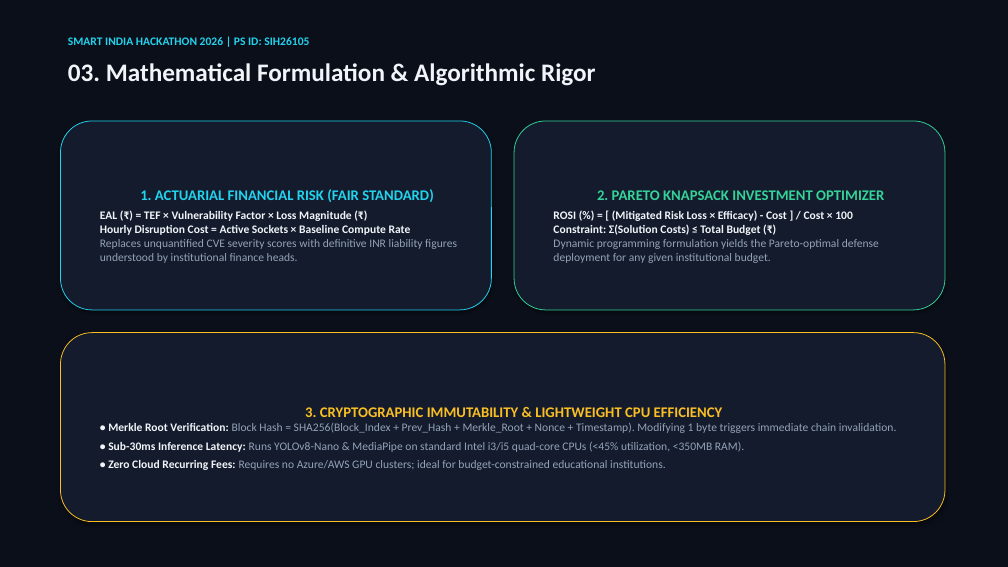
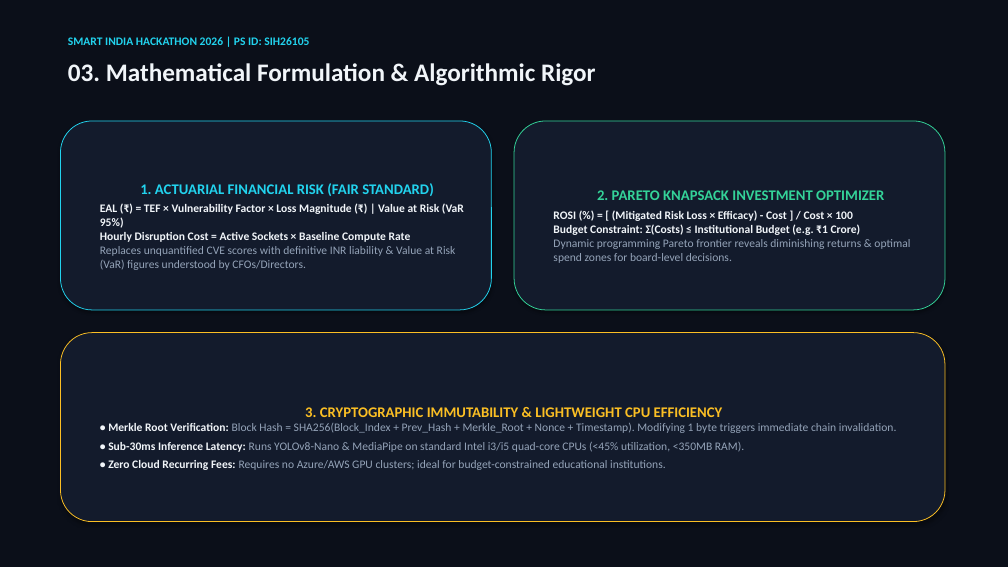
Before and after one commit to aryanbaghel756-spec/AURA-SENTINEL, a slide deck: slide 4 of Docs/AURA_SENTINEL_SIH26105.pptx. Drawn at 1008x567 pixels with LibreOffice and Linux fonts; fonts in the diff are those of the drawing. Boxes give left, top, right and bottom in pixels: in the first picture for what was removed or moved away, otherwise in the second. Text is boxed around its words. In the diff, an @@ line names an element or a change of style, - is before the commit and + after.

```diff
--- a/Docs/AURA_SENTINEL_SIH26105.pptx
+++ b/Docs/AURA_SENTINEL_SIH26105.pptx
@@ text in rounded rectangle at box(100, 203, 464, 270): text changed; text colour #94A3B8 to #F1F5F9; bold on @@
-EAL (₹) = TEF × Vulnerability Factor × Loss Magnitude (₹)
-Hourly Disruption Cost = Active Sockets × Baseline Compute Rate
-Replaces unquantified CVE severity scores with definitive INR liability figures understood by institutional finance heads.
+EAL (₹) = TEF × Vulnerability Factor × Loss Magnitude (₹) | Value at Risk (VaR 95%)
+Hourly Disruption Cost = Active Sockets × Baseline Compute Rate
+Replaces unquantified CVE scores with definitive INR liability & Value at Risk (VaR) figures understood by CFOs/Directors.
@@ text in rounded rectangle at box(553, 210, 910, 263): text changed; text colour #94A3B8 to #F1F5F9; bold on @@
-ROSI (%) = [ (Mitigated Risk Loss × Efficacy) - Cost ] / Cost × 100
-Constraint: Σ(Solution Costs) ≤ Total Budget (₹)
-Dynamic programming formulation yields the Pareto-optimal defense deployment for any given institutional budget.
+ROSI (%) = [ (Mitigated Risk Loss × Efficacy) - Cost ] / Cost × 100
+Budget Constraint: Σ(Costs) ≤ Institutional Budget (e.g. ₹1 Crore)
+Dynamic programming Pareto frontier reveals diminishing returns & optimal spend zones for board-level decisions.
```
Also in this commit, not shown: 1 other slide changed, 1 other file.
